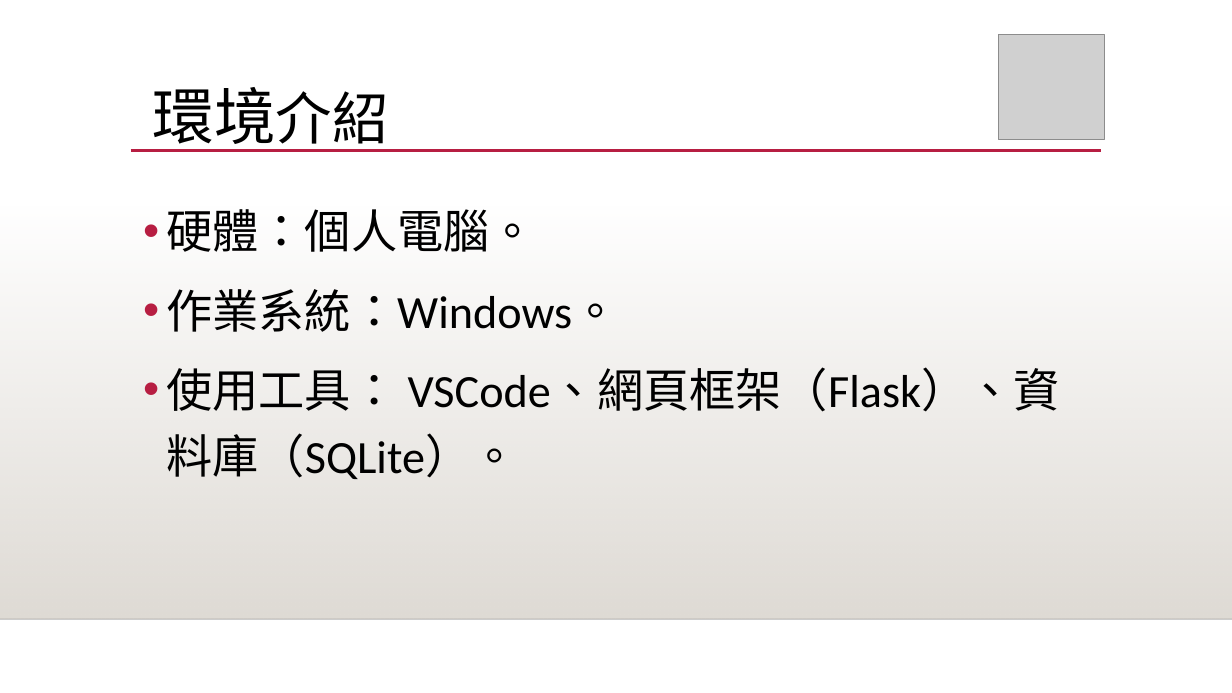
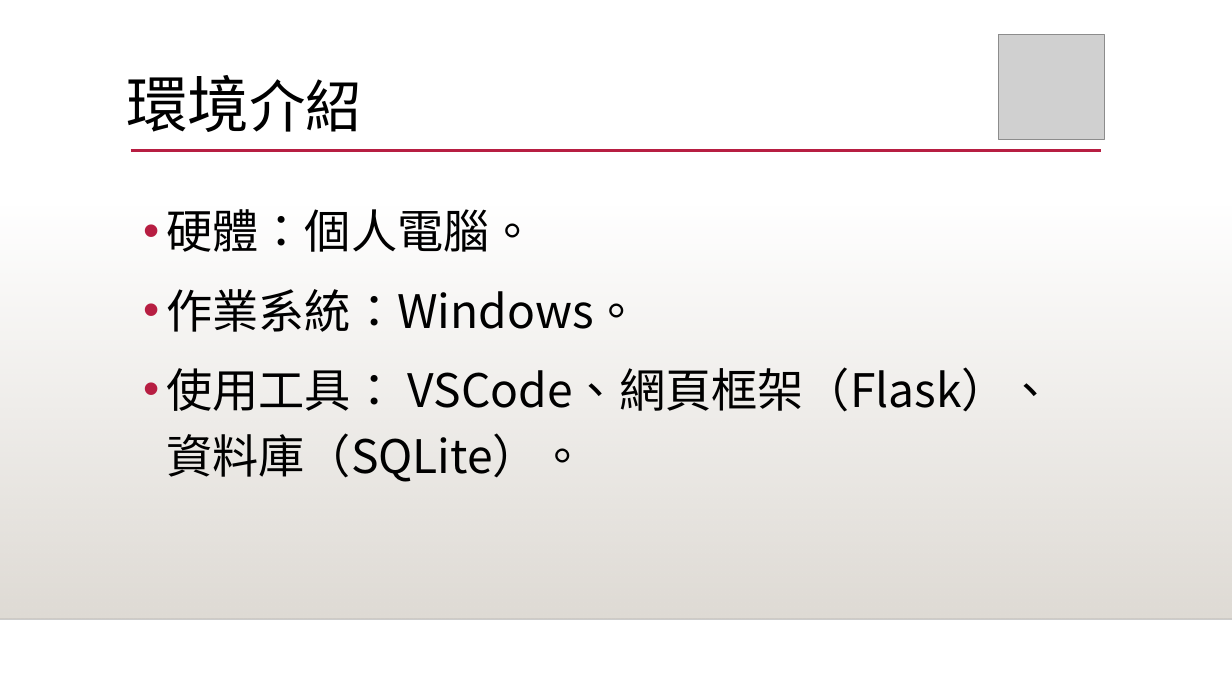
Before and after one commit to s8591120/ordersystem, a slide deck: slide 5 of 網頁點餐系統.pptx. Drawn at 1232x693 pixels with LibreOffice and Linux fonts; fonts in the diff are those of the drawing; grey boxes stand for pictures; background and template pictures are left out. Boxes give left, top, right and bottom in pixels: in the first picture for what was removed or moved away, otherwise in the second. Text is boxed around its words. In the diff, an @@ line names an element or a change of style, - is before the commit and + after.

```diff
--- a/網頁點餐系統.pptx
+++ b/網頁點餐系統.pptx
@@ title "環境介紹" at [126, 75, 362, 132]: font Calibri to Noto Sans CJK SC @@
@@ title "環境介紹": place and size @@
-title "環境介紹" at [153, 87, 389, 152]
+title "環境介紹" at [126, 75, 362, 132]
@@ text "硬體：個人電腦。" at [166, 209, 1055, 482]: font Calibri to Noto Sans CJK SC @@
```
Also in this commit, not shown: 10 other slides changed, 1 slide added, 1 other file.
